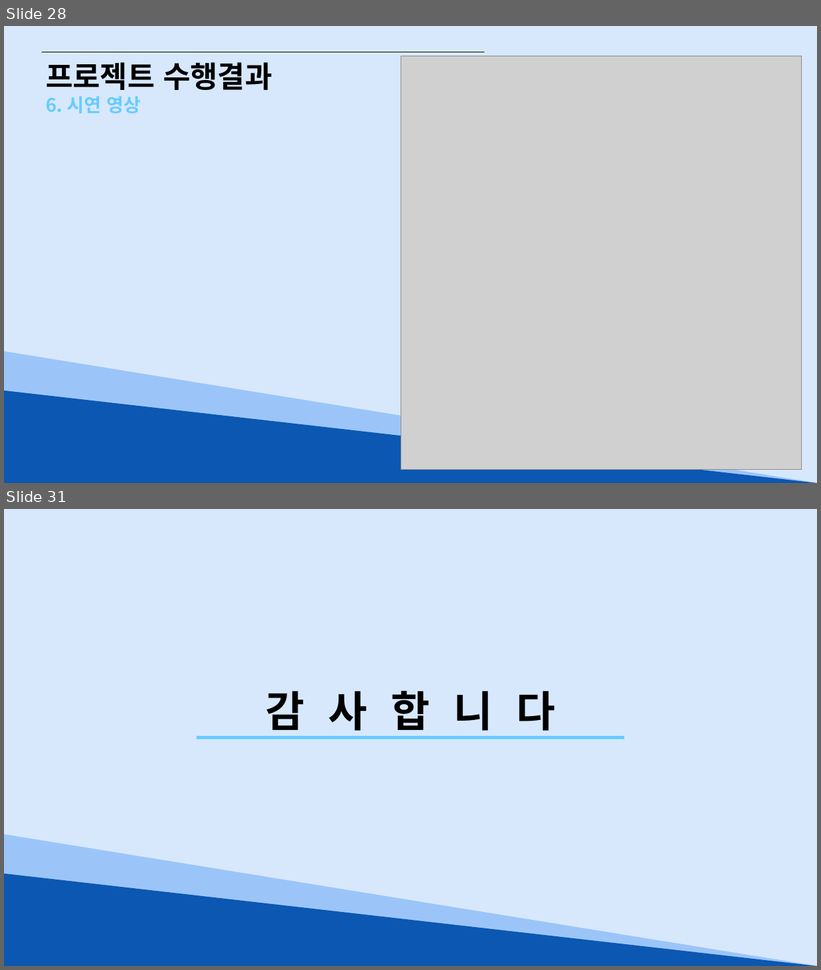
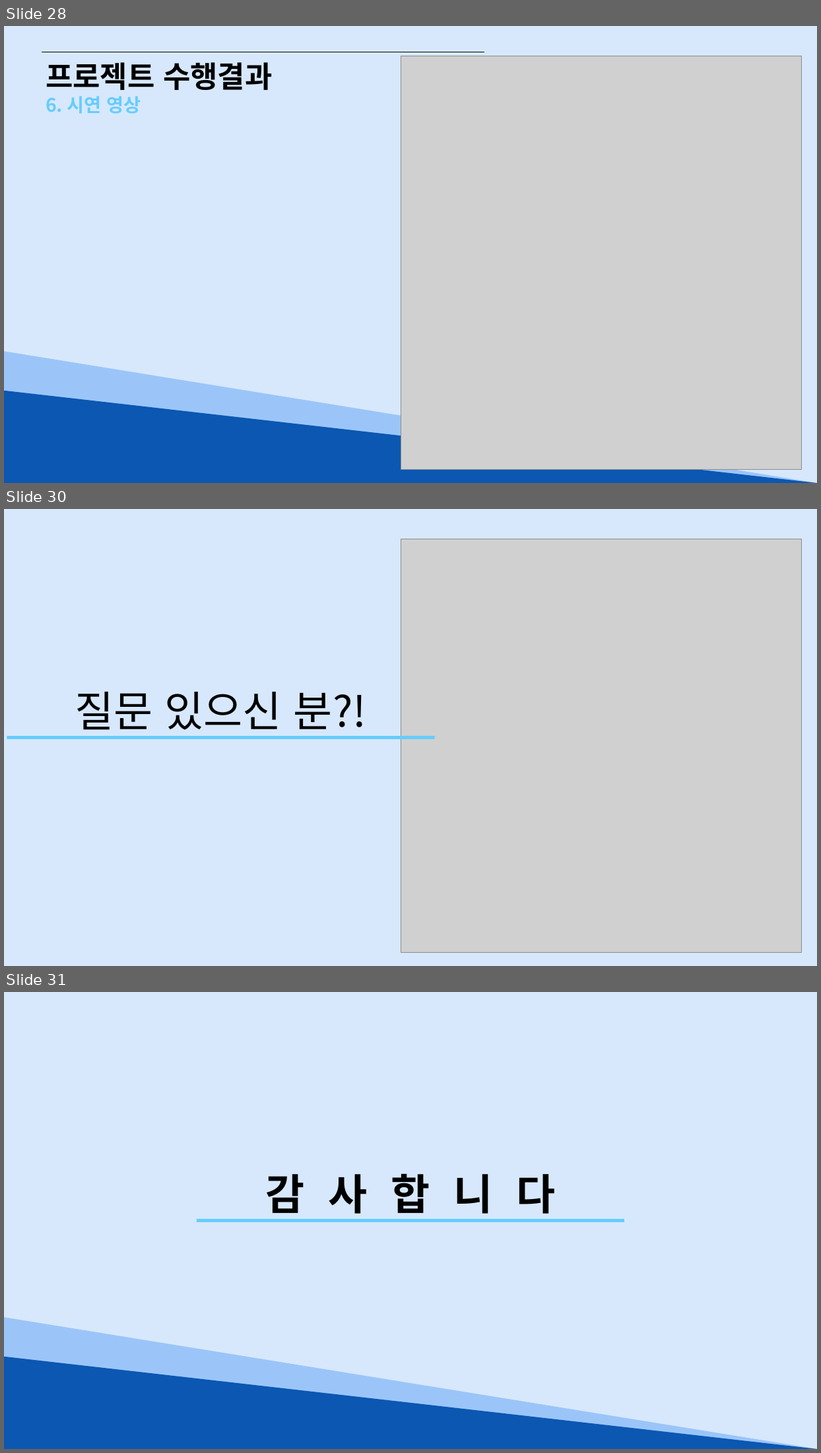
Before and after one commit to Hyno2/CSharpProject, a slide deck: 앉아써 팀(대구광역시 맛집데이터 조회시스템).pptx. Shown one above the other, each under a label of ours: slides 28 and 31 before the commit, slides 28, 30 and 31 after it; the slides between them are not shown. The pictures are 821x970 and 821x1453 pixels, drawn with LibreOffice and Linux fonts; fonts in the diff are those of the drawing; grey boxes stand for pictures. Boxes give left, top, right and bottom in pixels: in the first picture for what was removed or moved away, otherwise in the second. Text is boxed around its words. In the diff, an @@ line names an element or a change of style, - is before the commit and + after.

```diff
--- a/앉아써 팀(대구광역시 맛집데이터 조회시스템).pptx
+++ b/앉아써 팀(대구광역시 맛집데이터 조회시스템).pptx
@@ slide 30 added at (4, 509, 817, 966), background #FFFFFF; not listed: 1 template element that a slide beside it also shows @@
@@ picture added at (401, 539, 801, 953) @@
@@ text added at (75, 692, 366, 737), 50 pt, text #000000 @@
+질문 있으신 분?!
@@ rectangle added at (7, 737, 435, 739), fill #66CCFF @@
```
Also in this commit, not shown: 1 slide changed, 1 slide removed.
